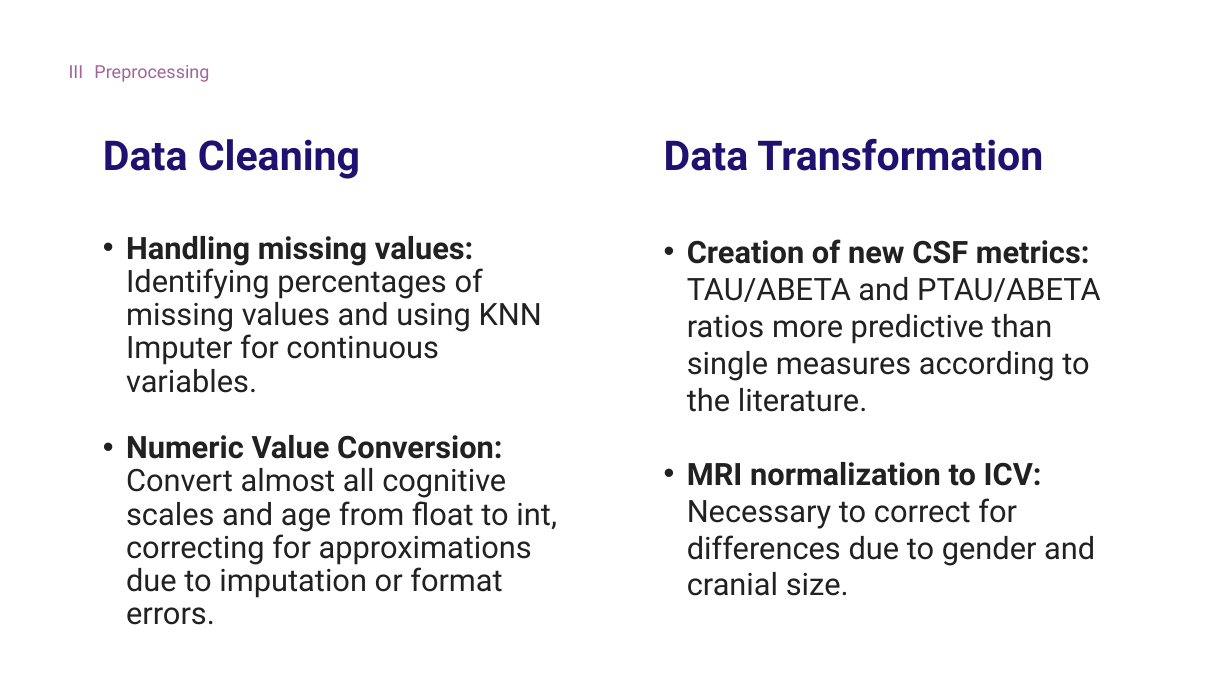
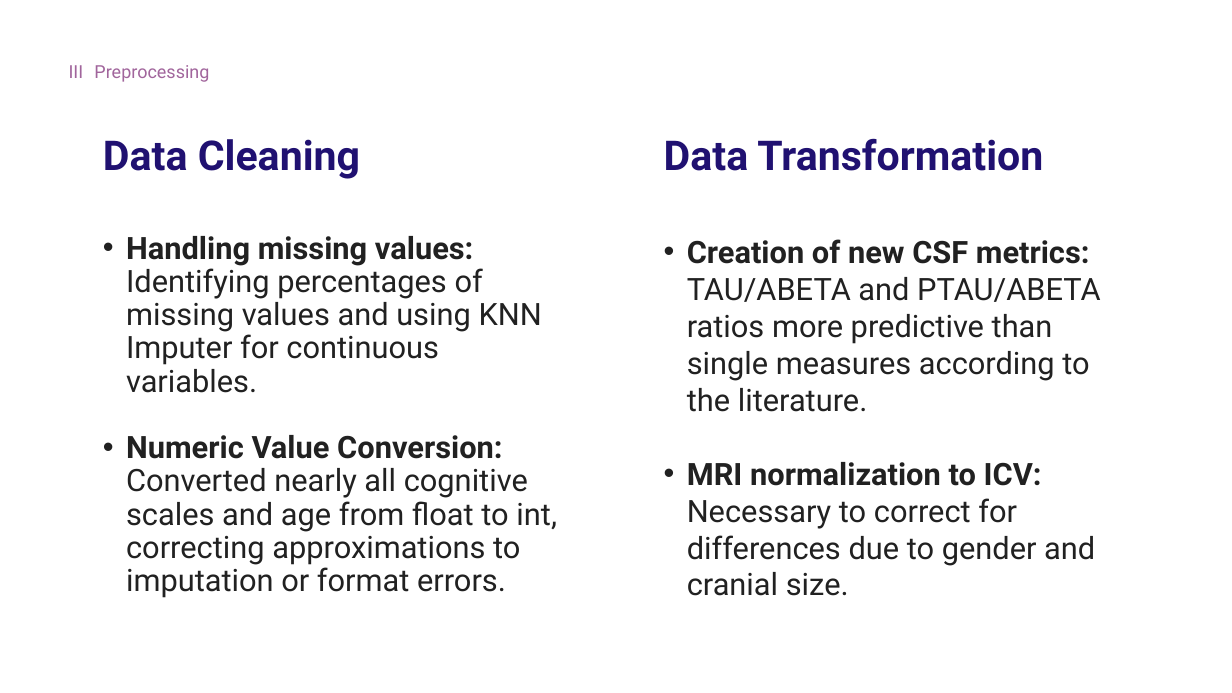
Before and after one commit to Tenshin000/CogniPredictAD, a slide deck: slide 14 of Presentation.pptx. Drawn at 1232x693 pixels with LibreOffice and Linux fonts; fonts in the diff are those of the drawing. Boxes give left, top, right and bottom in pixels: in the first picture for what was removed or moved away, otherwise in the second. Text is boxed around its words. In the diff, an @@ line names an element or a change of style, - is before the commit and + after.

```diff
--- a/Presentation.pptx
+++ b/Presentation.pptx
@@ text at [126, 435, 557, 598]: text changed @@
-• Numeric Value Conversion:
-  Convert almost all cognitive scales and age from float to int, correcting for approximations due to imputation or format errors.
+• Numeric Value Conversion:
+  Converted nearly all cognitive scales and age from float to int, correcting approximations to imputation or format errors.
```
Also in this commit, not shown: 16 other slides changed, 8 other files.
